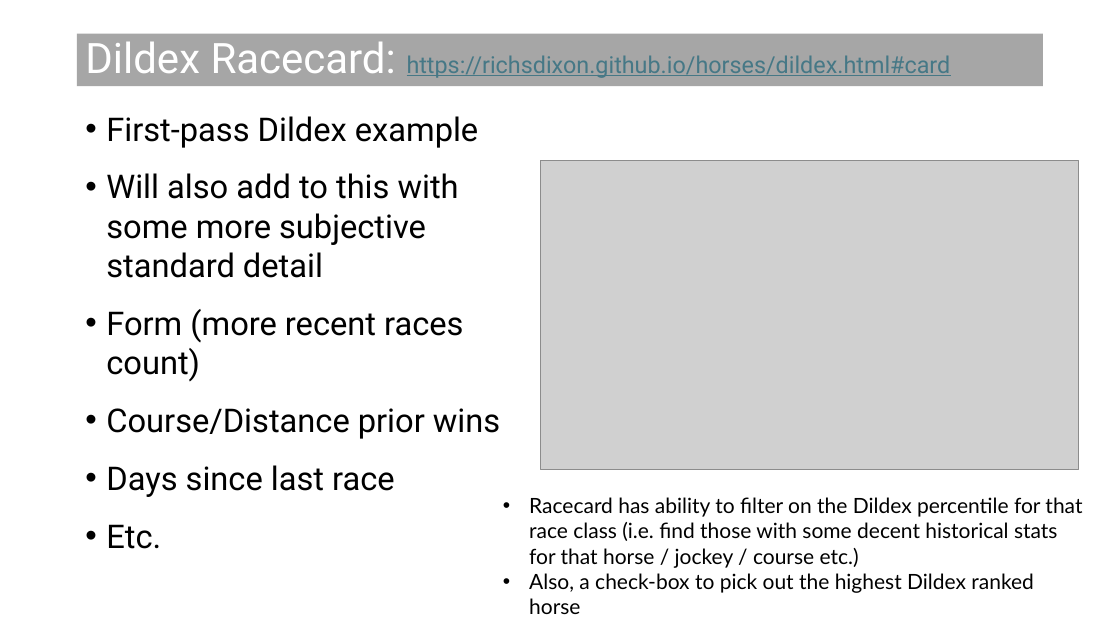
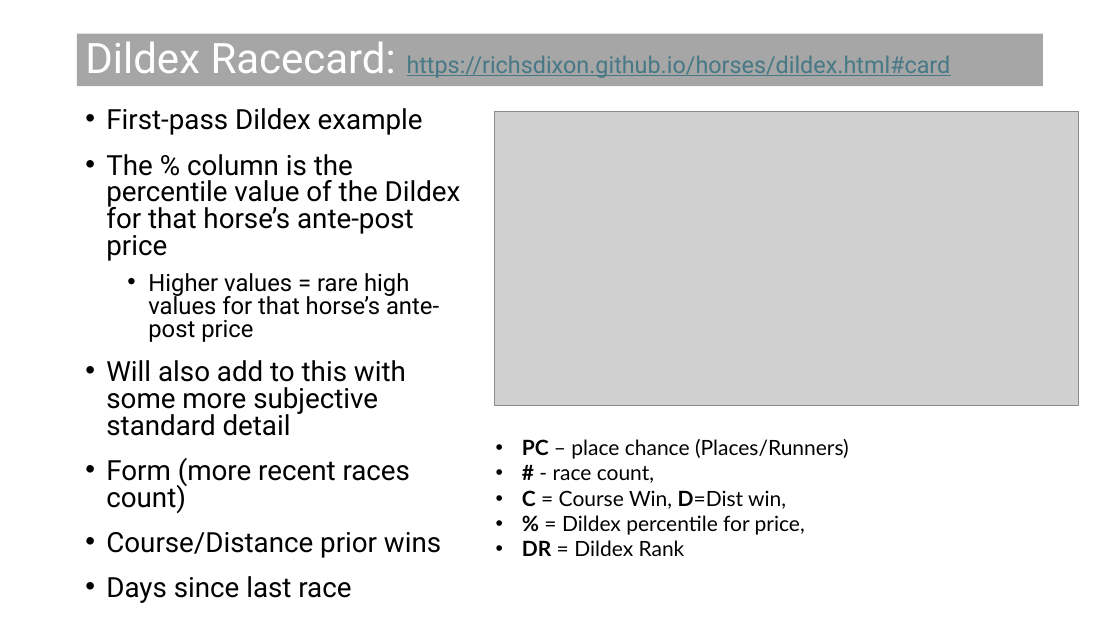
Before and after one commit to richsdixon/horses, a slide deck: slide 6 of Dildexplainer.pptx. Drawn at 1120x630 pixels with LibreOffice and Linux fonts; fonts in the diff are those of the drawing; grey boxes stand for pictures. Boxes give left, top, right and bottom in pixels: in the first picture for what was removed or moved away, otherwise in the second. Text is boxed around its words. In the diff, an @@ line names an element or a change of style, - is before the commit and + after.

Commit message:
Add files via upload
28/7/26 update

```diff
--- a/Dildexplainer.pptx
+++ b/Dildexplainer.pptx
@@ text at (106,108,441,603): size 28 to 23.8 pt in "First-pass Dildex example", "Will also add to this with some ...", "Form (more recent races count)", "Course/Distance prior wins" and 1 more places; line spacing 1 to 0.8 @@
@@ picture: place and size @@
-picture at (541,160,1079,470)
+picture at (495,112,1079,406)
@@ text at (106,154,461,342): paragraphs added @@
+• The % column is the percentile value of the Dildex for that horse’s ante-post price
+  • Higher values = rare high values for that horse’s ante-post price
@@ text at (522,439,849,556): text changed @@
-• Racecard has ability to filter on the Dildex percentile for that race class (i.e. find those with some decent historical stats for that horse / jockey / course etc.)
-• Also, a check-box to pick out the highest Dildex ranked horse
+• PC – place chance (Places/Runners)
+• # - race count,
+• C = Course Win, D=Dist win,
+• % = Dildex percentile for price,
+• DR = Dildex Rank
@@ text at (106,524,161,549): paragraph removed @@
-• Etc.
```
Also in this commit, not shown: 1 slide added.
